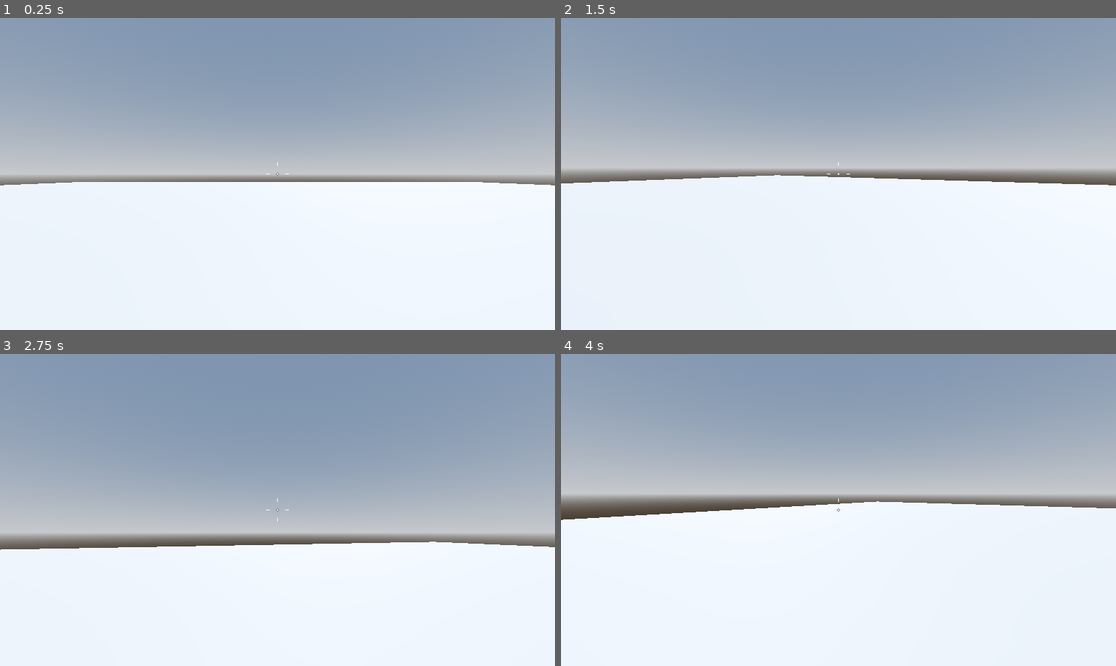
Above: before the commit, frames 1-4 (two rows, left to right).
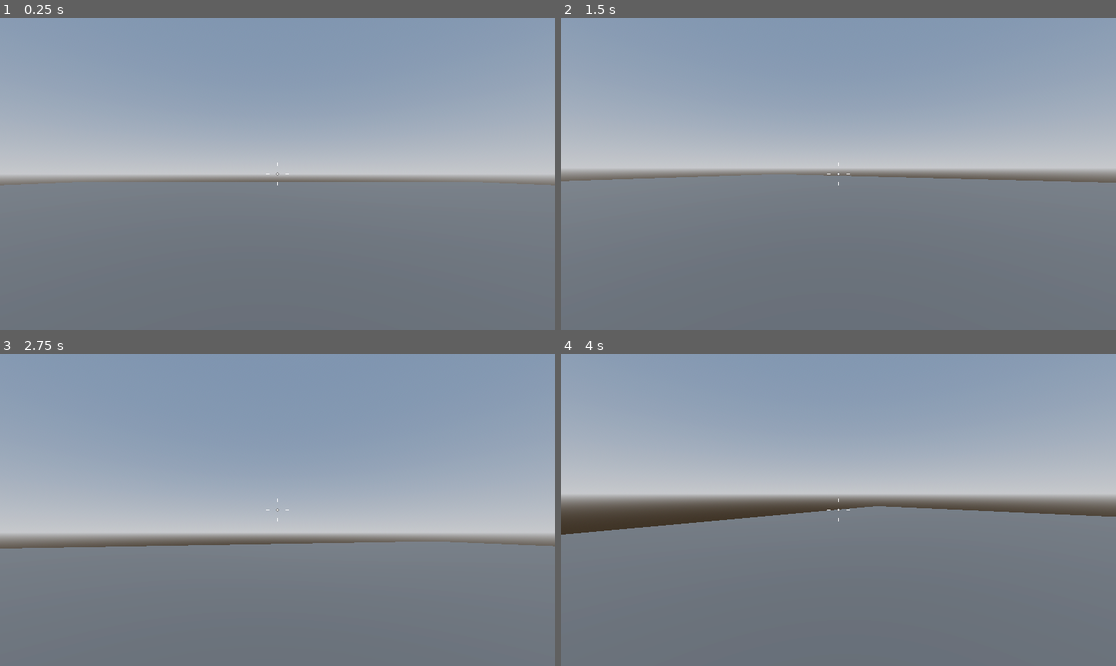
Above: after the commit, the same moments.

Repository: powerfrontier/robo-rampage
Game: Godot game, scene res://Levels/SandBox.tscn
Same seed, same stepped clock (60 frames per second), same inputs: the game is played once before the commit and once after it.
Inputs (mouse positions are in pixels of both pictures, inside the frame that each line leads up to):
- Up to frame 1 (0.25 s): no input
- Up to frame 2 (1.5 s): tap Enter at 0.5 s; move the mouse to (866, 174) at 0.52 s; hold W (move_forward) from 0.53 s (still down); tap Space (jump) at 0.6, 0.77, 1.07, 1.35 s; move the mouse to (810, 174) at 1.27 s
- Up to frame 3 (2.75 s): keep holding W (move_forward); tap Space (jump) at 1.52, 1.82, 2.1 s; move the mouse to (288, 503) at 2.02 s
- Up to frame 4 (4 s): keep holding W (move_forward); move the mouse to (832, 516) at 2.77 s; tap Space (jump) at 2.85, 3.02, 3.32, 3.6, 3.77 s; move the mouse to (877, 513) at 3.52 s

The runs differ from the first frame. In frame 1, 47% of the frame differs, in the area x 0-100%, y 52-100%; in frame 2, 49%; in frame 3, 39%; in frame 4, 51%, in the area x 0-100%, y 47-100%.

Commit message:
up to lesson 72

Diff:
--- a/Levels/SandBox.tscn
+++ b/Levels/SandBox.tscn
@@ -16,6 +16,15 @@
 tonemap_mode = 2
 glow_enabled = true
 
+[sub_resource type="StandardMaterial3D" id="StandardMaterial3D_8b74u"]
+albedo_color = Color(0.196078, 0.196078, 0.196078, 1)
+
+[sub_resource type="StandardMaterial3D" id="StandardMaterial3D_ld4q2"]
+albedo_color = Color(0.886275, 0.333333, 0.0823529, 1)
+
+[sub_resource type="StandardMaterial3D" id="StandardMaterial3D_mxwjw"]
+albedo_color = Color(0.184314, 0.196078, 0.709804, 1)
+
 [node name="SandBox" type="Node3D"]
 
 [node name="WorldEnvironment" type="WorldEnvironment" parent="."]
@@ -29,6 +38,7 @@
 transform = Transform3D(1, 0, 0, 0, 1, 0, 0, 0, 1, 0, -0.5, 0)
 use_collision = true
 size = Vector3(64, 1, 64)
+material = SubResource("StandardMaterial3D_8b74u")
 
 [node name="Player" parent="." instance=ExtResource("1_7e1g3")]
 transform = Transform3D(1, 0, 0, 0, 1, 0, 0, 0, 1, 0, 1, 0)
@@ -43,3 +53,20 @@
 [node name="Crosshair" type="Control" parent="CenterContainer"]
 layout_mode = 2
 script = ExtResource("2_8ctca")
+
+[node name="Platform" type="CSGBox3D" parent="."]
+transform = Transform3D(1, 0, 0, 0, 1, 0, 0, 0, 1, -0.059, 0.5, 2.028)
+use_collision = true
+material = SubResource("StandardMaterial3D_ld4q2")
+
+[node name="UNreachablePlatform" type="CSGBox3D" parent="."]
+transform = Transform3D(1, 0, 0, 0, 1, 0, 0, 0, 1, 3.11512, 0.75, 2.028)
+use_collision = true
+size = Vector3(1, 1.5, 1)
+material = SubResource("StandardMaterial3D_ld4q2")
+
+[node name="Platform2" type="CSGBox3D" parent="."]
+transform = Transform3D(1, 0, 0, 0, 1, 0, 0, 0, 1, 0.522066, 1, 3.48727)
+use_collision = true
+size = Vector3(2, 2, 2)
+material = SubResource("StandardMaterial3D_mxwjw")
--- a/Player/player.gd
+++ b/Player/player.gd
@@ -2,7 +2,10 @@
 
 
 const SPEED = 5.0
-const JUMP_VELOCITY = 4.5
+#const JUMP_VELOCITY = 4.5
+@export var jump_height: float = 1.0
+var jump_velocity: float
+@export var jump_multiplier: float = 2.5
 
 # Get the gravity from the project settings to be synced with RigidBody nodes.
 var gravity = ProjectSettings.get_setting("physics/3d/default_gravity")
@@ -12,16 +15,20 @@
 
 func _ready():
 	Input.mouse_mode = Input.MOUSE_MODE_CAPTURED
+	jump_velocity = sqrt(jump_height * 2 * gravity)
 
 func _physics_process(delta):
 	handle_camera_rotation()
 	# Add the gravity.
 	if not is_on_floor():
-		velocity.y -= gravity * delta
+		if velocity.y >= 0:
+			velocity.y -= gravity * delta
+		else:
+			velocity.y -= gravity * delta * jump_multiplier
 
 	# Handle Jump.
 	if Input.is_action_just_pressed("jump") and is_on_floor():
-		velocity.y = JUMP_VELOCITY
+		velocity.y = jump_velocity
 
 	# Get the input direction and handle the movement/deceleration.
 	# As good practice, you should replace UI actions with custom gameplay actions.
Not shown: 1 places in Levels/SandBox.tscn that only renumber resources
